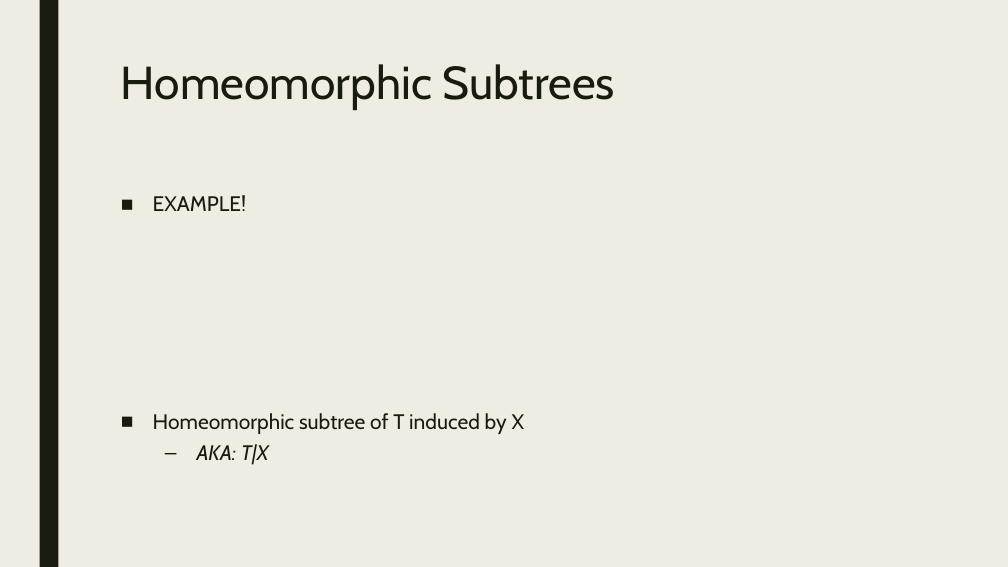
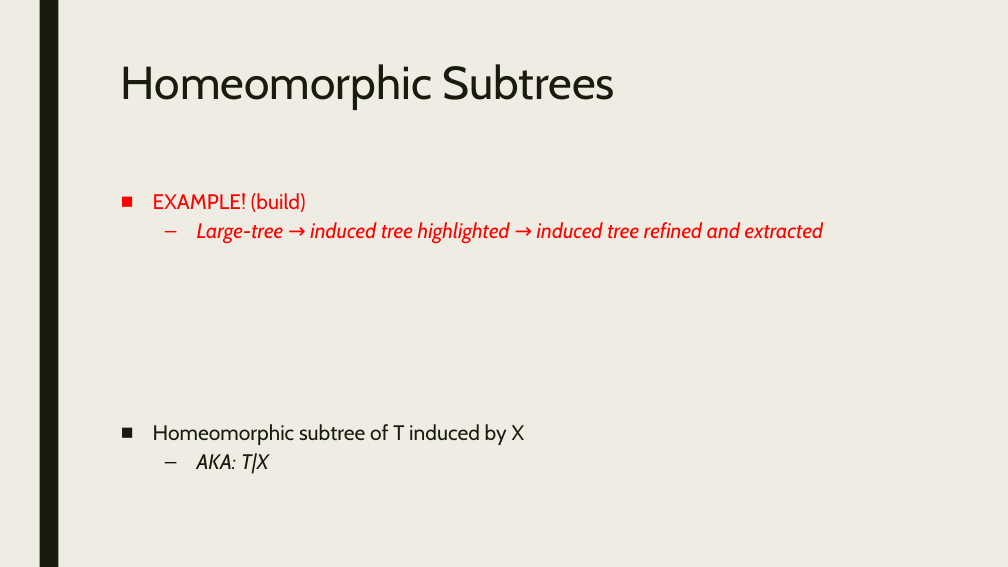
Before and after one commit to itsdlow/PhyloTools, a slide deck: slide 13 of Surveying_Phylogenetic_Forests.pptx. Drawn at 1008x567 pixels with LibreOffice and Linux fonts; fonts in the diff are those of the drawing. Boxes give left, top, right and bottom in pixels: in the first picture for what was removed or moved away, otherwise in the second. Text is boxed around its words. In the diff, an @@ line names an element or a change of style, - is before the commit and + after.

```diff
--- a/Surveying_Phylogenetic_Forests.pptx
+++ b/Surveying_Phylogenetic_Forests.pptx
@@ text at [153, 193, 823, 244]: text changed; text colour #191B0E to #FF0000; italic on @@
-■ EXAMPLE!
+■ EXAMPLE! (build)
+  – Large-tree → induced tree highlighted → induced tree refined and extracted
@@ text at [153, 424, 525, 474]: line spacing 0.94 to 0.84 @@
```
Also in this commit, not shown: 3 other slides changed, 2 slides added, 1 slide removed.
